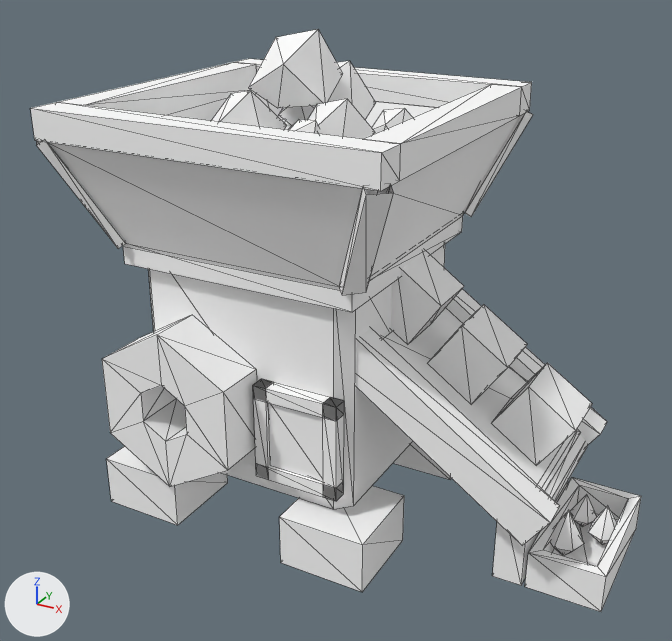
The glTF model minescat-lowpoly/models/glb/Bld_Reworker.glb as it was, and as the next commit left it.
One viewpoint serves both versions: a 50 mm camera at (2.11, -4.18, 3.25) aimed at (-0.18, -0.03, 1.18). Arrows for +X, +Y and +Z are at lower left; the lights stay in place. The older version comes first. Mesh edges are drawn as thin lines. Vertices at exactly the same position are counted once.

Objects in the first picture: 'Bld_Reworker_Body', 'Bld_Reworker_Cube_0', 'Bld_Reworker_Cube_1', 'Bld_Reworker_Cube_2', 'Bld_Reworker_Glow', 'Bld_Reworker_Heap', 'Bld_Reworker_Nut' and 3 more.
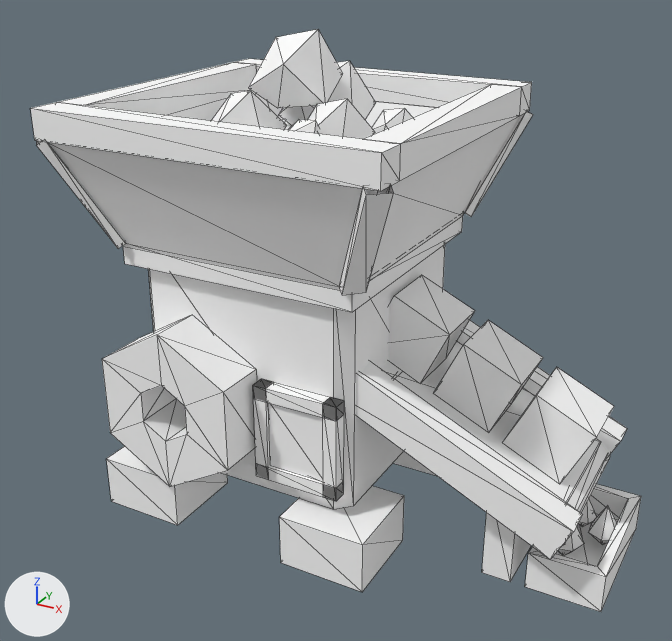
The change, as a list of edits to the scene's bpy script:
```text
Change me_bld_reworker_body_001:
    where me_bld_reworker_body_001.from_pydata(...)  # 234 vertices, 276 faces; spans x -1.51..1.48, y -0.86..1.16, z 0.0..2.36
    used by ob_bld_reworker_body; location = (0.0, 0.0, 0.0)
    me_bld_reworker_body_001 part 1: the loose piece of 8 vertices spanning x -0.26..1.21, y -0.4..-0.24, z 0.37..1.49 is turned -9.4 degrees about the y axis through its middle and scaled by 0.97, then moved by (0.09, 0.0, -0.15)
    me_bld_reworker_body_001 part 2: the loose piece of 8 vertices spanning x -0.26..1.21, y 0.55..0.7, z 0.37..1.49 is turned -9.4 degrees about the y axis through its middle and scaled by 0.97, then moved by (0.09, 0.0, -0.15)
    me_bld_reworker_body_001 part 3: the loose piece of 6 vertices spanning x -0.05..1.1, y -0.25..0.55, z 0.5..1.33 is scaled about its middle by (1.06, 1, 0.733), then moved by (0.09, 0.0, -0.14)
    me_bld_reworker_body_001 part 4: the loose piece of 16 vertices spanning x 0.95..1.14, y -0.3..0.6, z 0.36..0.54 is moved by (0.13, 0.0, -0.04)
    me_bld_reworker_body_001 part 5: the loose piece of 8 vertices spanning x 0.9..1.06, y -0.25..0.55, z 0.0..0.56 is moved by (-0.06, 0.0, 0.01)
Change me_bld_reworker_cube_1_001:
    used by ob_bld_reworker_cube_1; location = (0.502, 0.15, 0.946)
    remove me_bld_reworker_cube_1_001.from_pydata(...)  # 8 vertices, 10 faces; spans x -0.131..0.314, y -0.16..0.16, z -0.091..0.354
    add me_bld_reworker_cube_1_001.from_pydata(...)  # 8 vertices, 10 faces; spans x -0.163..0.317, y -0.18..0.18, z -0.077..0.402
    me_bld_reworker_cube_1_001 part 6
    me_bld_reworker_cube_1_001.vertices[0].co: (-0.131, -0.16, 0.091) -> (-0.163, -0.18, 0.077)  # pixel (427, 363) -> pixel (433, 393)
    me_bld_reworker_cube_1_001.vertices[1].co: (0.131, -0.16, -0.091) -> (0.163, -0.18, -0.077)  # pixel (471, 404) -> pixel (488, 432)
    me_bld_reworker_cube_1_001.vertices[2].co: (0.131, 0.16, -0.091) -> (0.163, 0.18, -0.077)  # not seen -> pixel (511, 404)
    me_bld_reworker_cube_1_001.vertices[3].co: (-0.131, 0.16, 0.091) -> (-0.163, 0.18, 0.077)
    me_bld_reworker_cube_1_001.vertices[4].co: (0.051, -0.16, 0.354) -> (-0.008, -0.18, 0.402)  # pixel (461, 325) -> pixel (463, 344)
    me_bld_reworker_cube_1_001.vertices[5].co: (0.314, -0.16, 0.171) -> (0.317, -0.18, 0.248)  # pixel (507, 367) -> pixel (521, 384)
    me_bld_reworker_cube_1_001.vertices[6].co: (0.314, 0.16, 0.171) -> (0.317, 0.18, 0.248)  # pixel (527, 344) -> pixel (543, 357)
    me_bld_reworker_cube_1_001.vertices[7].co: (0.051, 0.16, 0.354) -> (-0.008, 0.18, 0.402)  # pixel (483, 304) -> pixel (488, 319)
Change me_bld_reworker_cube_2_001:
    used by ob_bld_reworker_cube_2; location = (0.881, 0.15, 0.682)
    remove me_bld_reworker_cube_2_001.from_pydata(...)  # 8 vertices, 10 faces; spans x -0.131..0.314, y -0.16..0.16, z -0.091..0.354
    add me_bld_reworker_cube_2_001.from_pydata(...)  # 8 vertices, 10 faces; spans x -0.163..0.317, y -0.18..0.18, z -0.077..0.402
    me_bld_reworker_cube_2_001 part 7: the whole mesh is rebuilt
Change ob_bld_reworker_cube_0:
    ob_bld_reworker_cube_0.location: (0.122, 0.15, 1.21) -> (0.183, 0.15, 0.993)
Change ob_bld_reworker_cube_1:
    ob_bld_reworker_cube_1.location: (0.502, 0.15, 0.946) -> (0.586, 0.15, 0.802)
Change ob_bld_reworker_cube_2:
    ob_bld_reworker_cube_2.location: (0.881, 0.15, 0.682) -> (0.988, 0.15, 0.61)
```

Location of each change, (x1, y1, x2, y2) in pixels of the pictures (672 x 641 px; the box of a moved part takes in the faces that stretch with it):
'Bld_Reworker_Cube_2', reshaped, moved (11% wider, 13% taller)
    before: (491, 363, 592, 466)
    after: (502, 367, 614, 484)
'Bld_Reworker_Cube_1', reshaped, moved (8% wider, 13% taller)
    before: (427, 304, 528, 404)
    after: (434, 320, 543, 433)
'Bld_Reworker_Cube_0', moved
    before: (391, 251, 464, 345)
    after: (388, 275, 475, 384)
part 1 of me_bld_reworker_body_001, moved or reshaped
    before: (356, 328, 559, 545)
    after: (356, 361, 583, 559)
part 2 of me_bld_reworker_body_001, moved or reshaped (mostly hidden)
    before: (446, 289, 607, 447)
    after: (456, 320, 627, 456)
part 3 of me_bld_reworker_body_001, moved or reshaped
    before: (381, 308, 580, 491)
    after: (380, 342, 601, 503)
part 4 of me_bld_reworker_body_001, moved or reshaped
    before: (545, 434, 587, 502)
    after: (562, 443, 610, 546)
part 5 of me_bld_reworker_body_001, moved or reshaped
    before: (492, 441, 568, 585)
    after: (482, 512, 531, 582)
